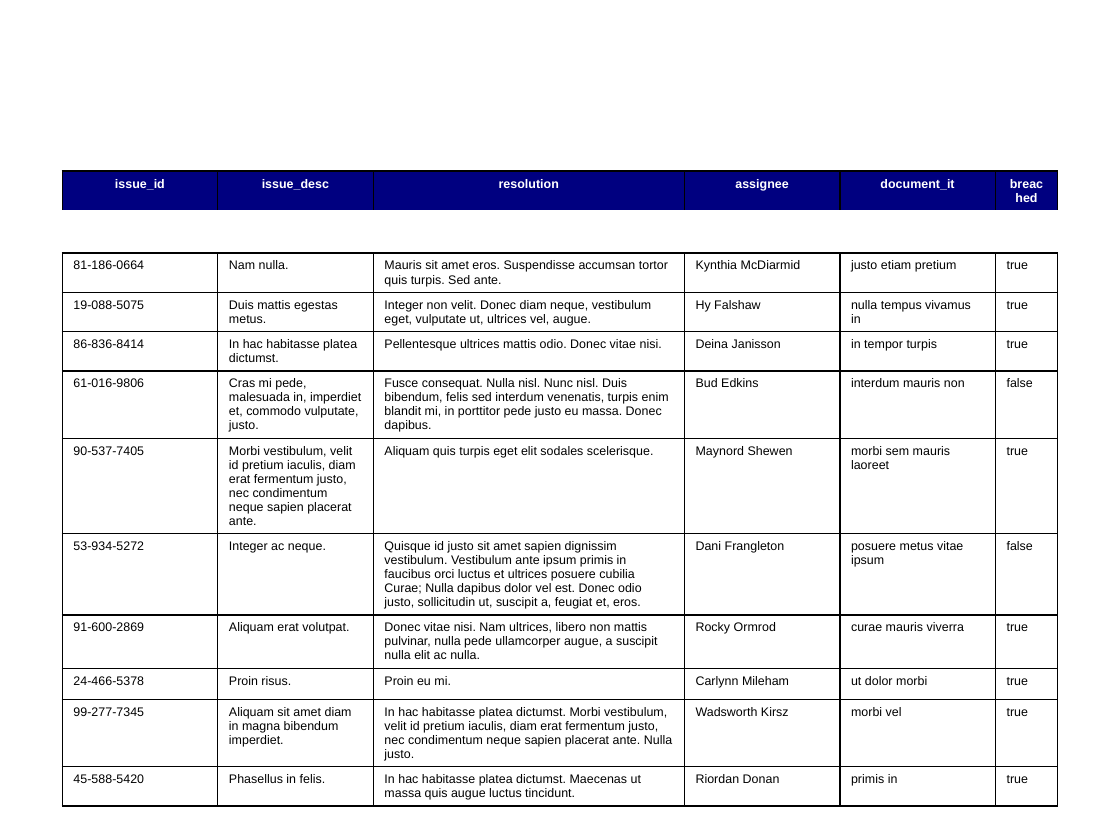
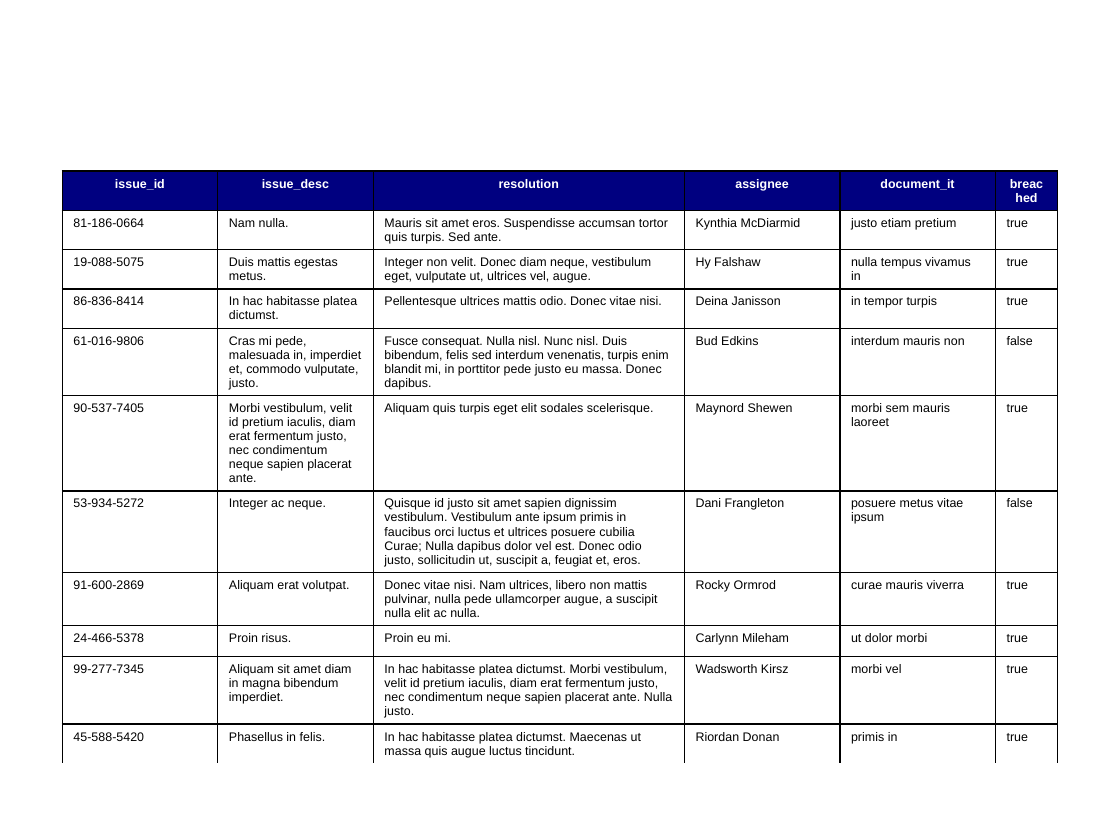
Before and after one commit to greykoalacode/sheet-to-slide, a slide deck: slide 8 of target/classes/sample.pptx. Drawn at 1120x840 pixels with LibreOffice and Linux fonts; fonts in the diff are those of the drawing. Boxes give left, top, right and bottom in pixels: in the first picture for what was removed or moved away, otherwise in the second. Text is boxed around its words. In the diff, an @@ line names an element or a change of style, - is before the commit and + after.

```diff
--- a/target/classes/sample.pptx
+++ b/target/classes/sample.pptx
@@ table at (63,171,1060,762) @@
-row 2:  |  |  |  |  | 
+row 12:  |  |  |  |  | 
@@ borders changed @@
```
Also in this commit, not shown: 6 other slides changed, 13 other files.
